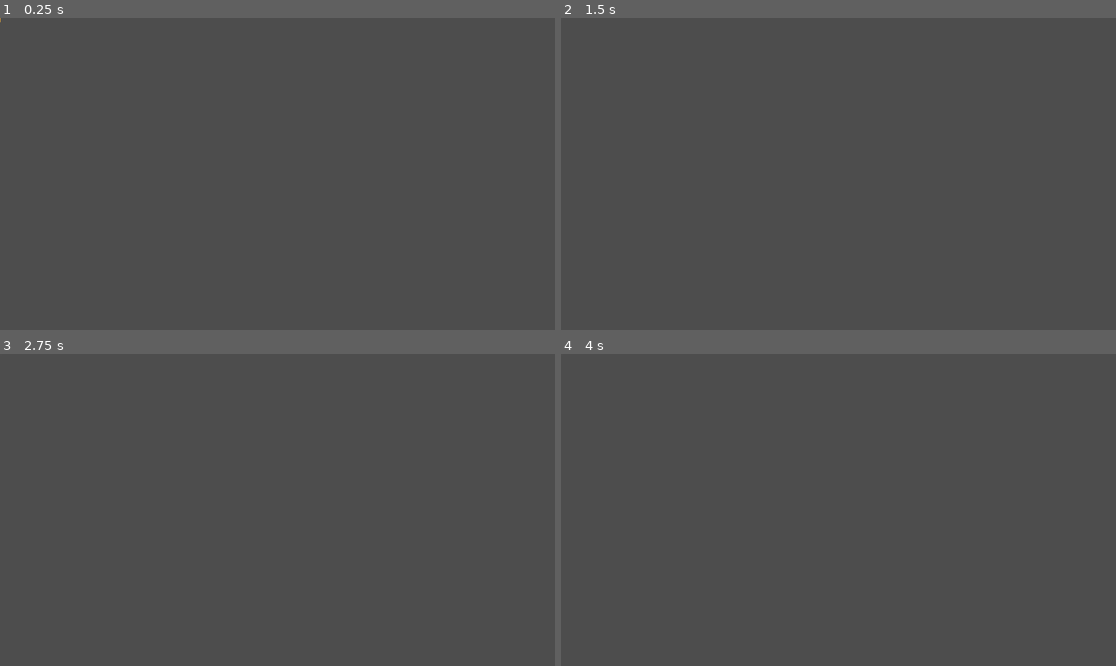
Above: before the commit, frames 1-4 (two rows, left to right).
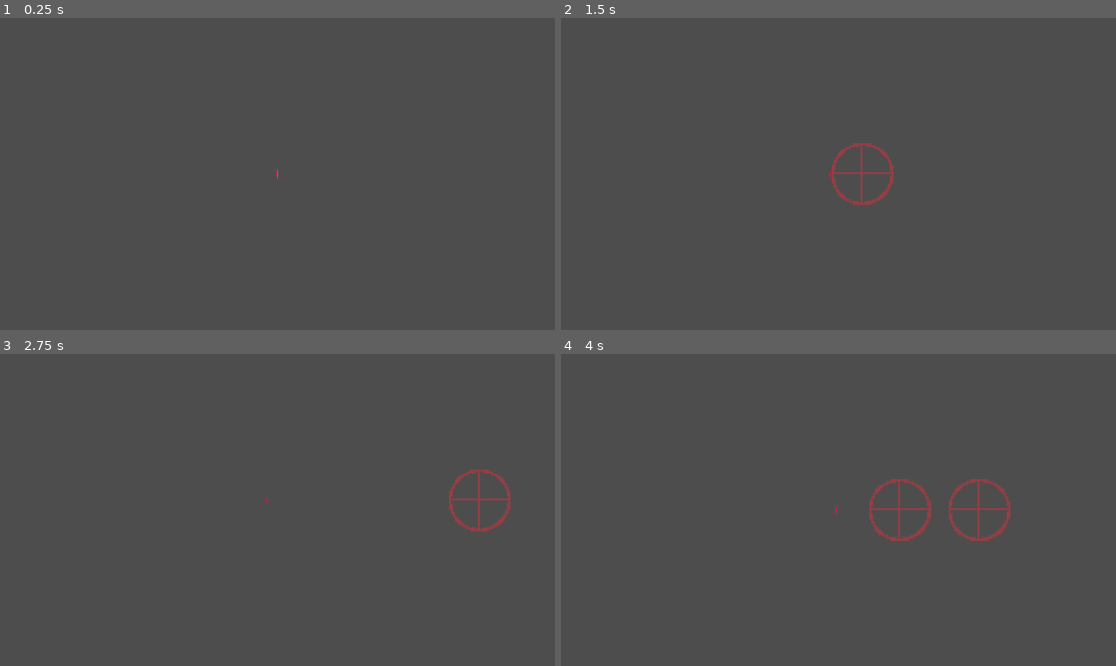
Above: after the commit, the same moments.

Repository: pgit19/MixJam
Game: Godot game, scene res://scenes/main.tscn
Same seed, same stepped clock (60 frames per second), same inputs: the game is played once before the commit and once after it.
Inputs:
- Up to frame 1 (0.25 s): no input
- Up to frame 2 (1.5 s): tap Enter at 0.5 s; tap A (a) at 0.6 s; tap D (d) at 0.8, 1.35 s; tap Space (space, bound only after the commit) at 1.25 s
- Up to frame 3 (2.75 s): tap S (s) at 1.55, 2.1 s; tap W (w) at 2.3 s
- Up to frame 4 (4 s): tap W (w) at 2.85 s; tap Space (space, bound only after the commit) at 3.05, 3.6 s; tap A (a) at 3.8 s

The runs differ from the first frame. In frame 1, less than 0.1% of the frame differs, in the area x 0-51%, y 0-52%; in frame 2, 0.5%; in frame 3, 0.5%; in frame 4, 1.0%, in the area x 49-81%, y 40-60%.

Commit message:
added camera that follows player, basic setup for spawning a shot, still need to integrate mouse position into both

Diff:
--- /dev/null
+++ b/globals/preloads.gd
@@ -0,0 +1,3 @@
+extends Node
+
+const shot_scene = preload("res://scenes/shot.tscn")
--- a/project.godot
+++ b/project.godot
@@ -17,6 +17,7 @@
 [autoload]
 
 PlayerStats="*res://globals/player_stats.gd"
+Preloads="*res://globals/preloads.gd"
 
 [input]
 
@@ -40,3 +41,8 @@
 "events": [Object(InputEventKey,"resource_local_to_scene":false,"resource_name":"","device":-1,"window_id":0,"alt_pressed":false,"shift_pressed":false,"ctrl_pressed":false,"meta_pressed":false,"pressed":false,"keycode":0,"physical_keycode":87,"key_label":0,"unicode":119,"echo":false,"script":null)
 ]
 }
+space={
+"deadzone": 0.5,
+"events": [Object(InputEventKey,"resource_local_to_scene":false,"resource_name":"","device":-1,"window_id":0,"alt_pressed":false,"shift_pressed":false,"ctrl_pressed":false,"meta_pressed":false,"pressed":false,"keycode":0,"physical_keycode":32,"key_label":0,"unicode":32,"echo":false,"script":null)
+]
+}
--- a/scenes/game.tscn
+++ b/scenes/game.tscn
@@ -1,10 +1,13 @@
-[gd_scene load_steps=4 format=3 uid="uid://ct8yxoe8s2d08"]
+[gd_scene load_steps=5 format=3 uid="uid://ct8yxoe8s2d08"]
 
 [ext_resource type="PackedScene" uid="uid://b4dx2gld27nff" path="res://scenes/floor.tscn" id="1_7ewym"]
+[ext_resource type="PackedScene" uid="uid://c58vxsxhuimqu" path="res://scenes/player_follow_camera.tscn" id="1_ng4qr"]
 [ext_resource type="PackedScene" uid="uid://xfhvn2seivdw" path="res://scenes/player.tscn" id="1_tqfee"]
 [ext_resource type="PackedScene" uid="uid://cuqsfqc07feiu" path="res://scenes/ui.tscn" id="3_7v28a"]
 
 [node name="Game" type="Node2D"]
+
+[node name="PlayerFollowCamera" parent="." instance=ExtResource("1_ng4qr")]
 
 [node name="Floor" parent="." instance=ExtResource("1_7ewym")]
 
--- /dev/null
+++ b/scenes/player_follow_camera.tscn
@@ -0,0 +1,6 @@
+[gd_scene load_steps=2 format=3 uid="uid://c58vxsxhuimqu"]
+
+[ext_resource type="Script" path="res://scripts/player_follow_camera.gd" id="1_l6hh8"]
+
+[node name="PlayerFollowCamera" type="Camera2D"]
+script = ExtResource("1_l6hh8")
--- a/scenes/shot.tscn
+++ b/scenes/shot.tscn
@@ -1,6 +1,11 @@
-[gd_scene load_steps=2 format=3 uid="uid://c7a0tb7nedup7"]
+[gd_scene load_steps=3 format=3 uid="uid://c7a0tb7nedup7"]
 
 [ext_resource type="Script" path="res://scripts/shot.gd" id="1_j7ie1"]
+[ext_resource type="Texture2D" uid="uid://ctc7m3nvysgtq" path="res://assets/perfectly_scaled_crosshair_made_by_niklas_and_moritz.png" id="2_3ifwc"]
 
 [node name="Shot" type="Node2D"]
 script = ExtResource("1_j7ie1")
+
+[node name="CrosshairSprite" type="Sprite2D" parent="."]
+position = Vector2(2, 2)
+texture = ExtResource("2_3ifwc")
--- a/scripts/player.gd
+++ b/scripts/player.gd
@@ -1,4 +1,6 @@
 extends CharacterBody2D
+
+@onready var game_instance = get_parent()
 
 var direction := Vector2.RIGHT
 
@@ -9,10 +11,23 @@
 
 func _physics_process(_delta):
 	handle_movement_input()
+	handle_shot_input()
 	move_and_slide()
-	print(position)
 
 
 func handle_movement_input():
 	direction = Vector2(Input.get_axis("a", "d"), Input.get_axis("w", "s")).normalized()
 	velocity = PlayerStats.move_speed * direction
+
+
+func handle_shot_input():
+	if Input.is_action_just_pressed("space"):
+		shoot()
+
+
+func shoot():
+	var shot_instance : Shot = Preloads.shot_scene.instantiate()
+	#TODO: Mouse Position
+	#shot_instance.set_up(position,)
+	shot_instance.set_up(position, Vector2.RIGHT)
+	game_instance.add_child(shot_instance)
--- /dev/null
+++ b/scripts/player_follow_camera.gd
@@ -0,0 +1,8 @@
+extends Camera2D
+
+@onready var player_instance = get_parent().get_node("Player")
+
+const camera_speed = 0.2
+
+func _process(delta):
+	position = position.lerp(player_instance.position, camera_speed)
--- a/scripts/shot.gd
+++ b/scripts/shot.gd
@@ -1,11 +1,29 @@
-extends Node2D
+class_name Shot extends Node2D
+
+@onready var crosshair_sprite : Sprite2D = $CrosshairSprite
+
+var direction : Vector2
+var current_target_position : Vector2
+var crosshair_move_speed : float = 300
 
 
-# Called when the node enters the scene tree for the first time.
-func _ready():
-	pass # Replace with function body.
+func set_up(p_position : Vector2, p_direction : Vector2):
+	position = p_position
+	direction = p_direction
 
 
-# Called every frame. 'delta' is the elapsed time since the previous frame.
-func _process(delta):
+func _ready():
 	pass
+
+
+func _physics_process(delta):
+	move_target_position_along_direction(delta)
+	set_crosshair_sprite_to_target_position()
+
+
+func move_target_position_along_direction(delta : float):
+	current_target_position += direction * crosshair_move_speed * delta
+
+
+func set_crosshair_sprite_to_target_position():
+	crosshair_sprite.set_position(current_target_position)
Not shown, added: assets/perfectly_scaled_crosshair_made_by_niklas_and_moritz.png.import
Not shown, added: assets/tank.png.import
